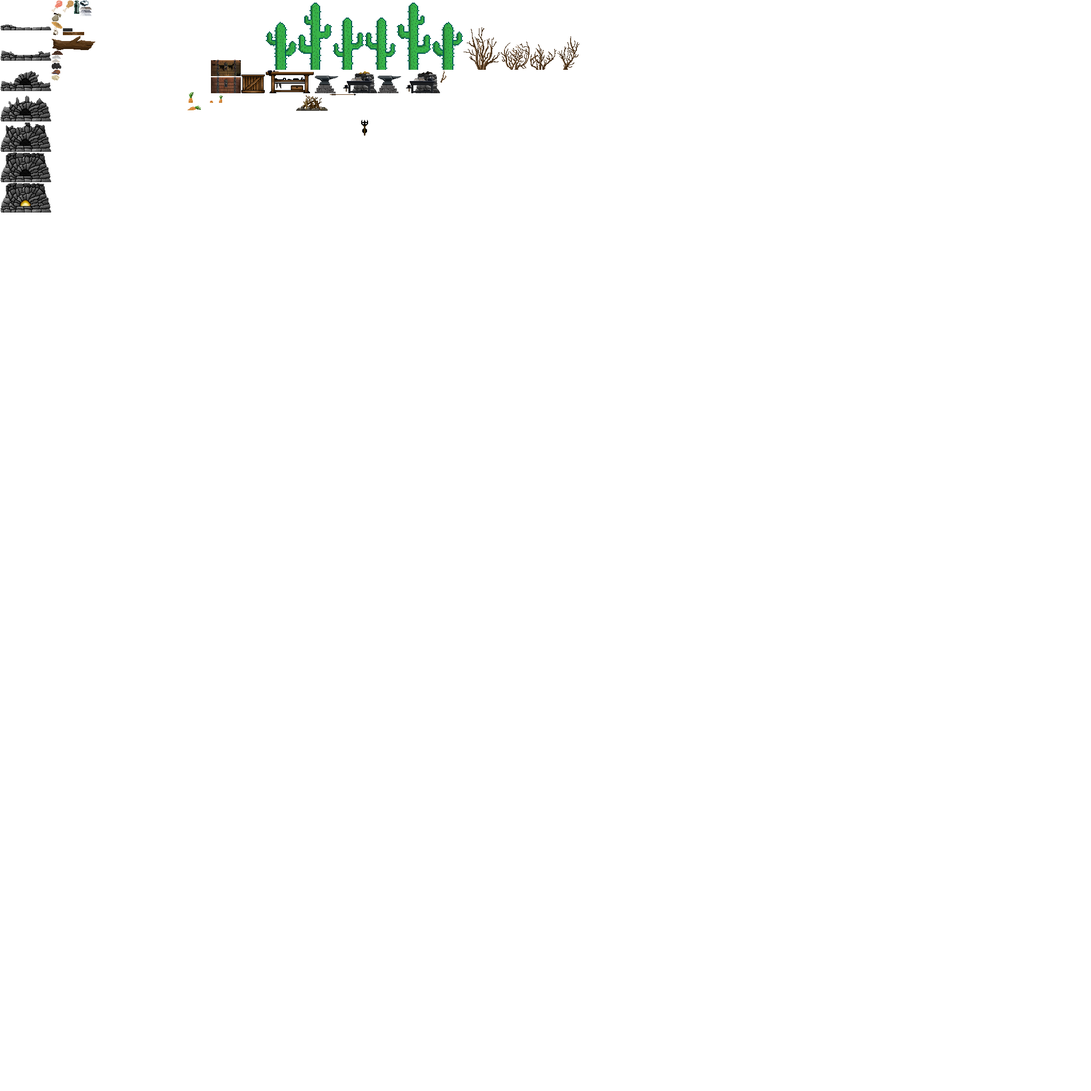
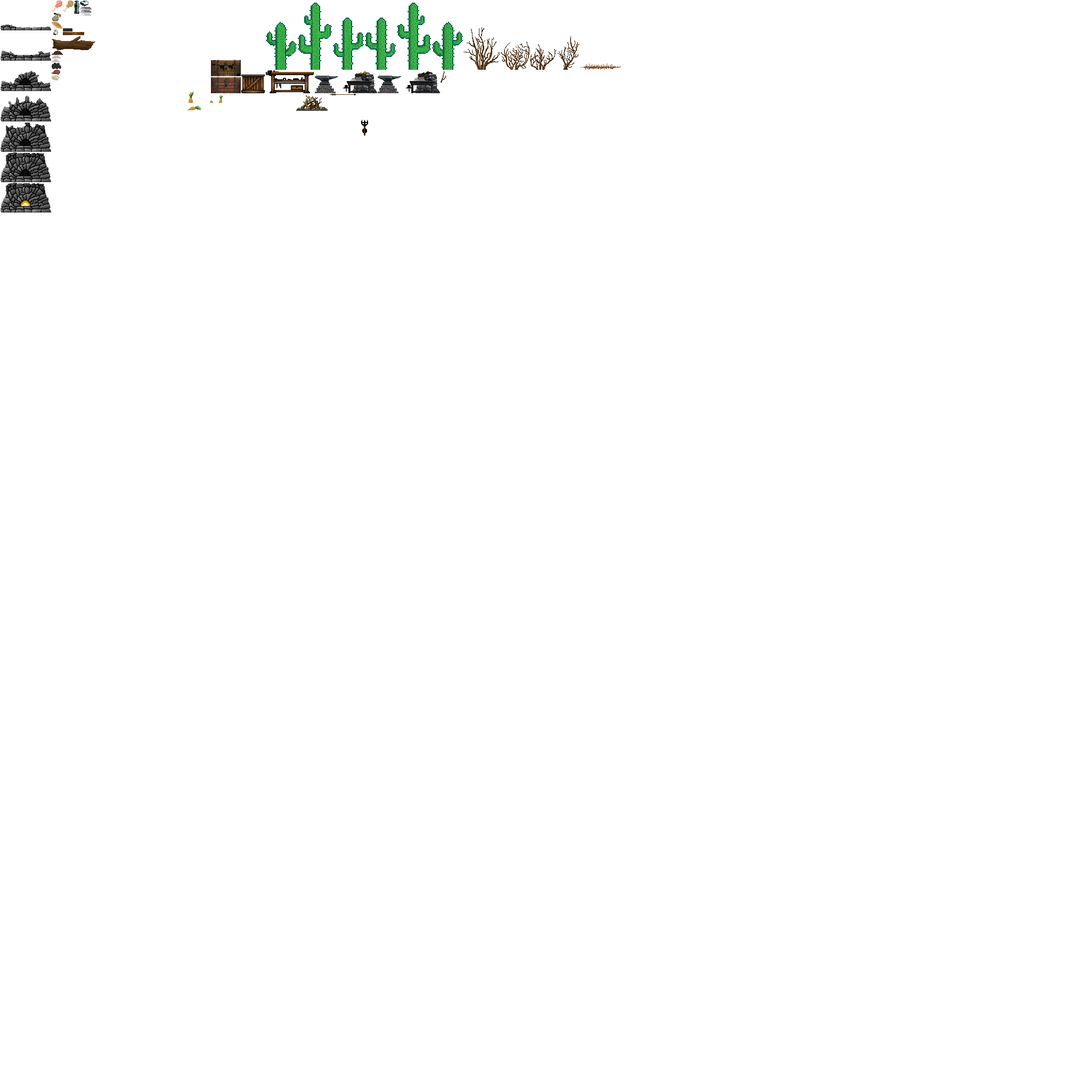
Revision of a layered 1091 × 1091 image; what changed, layer by layer:
painted on "Textures" over [580, 63, 621, 70]
